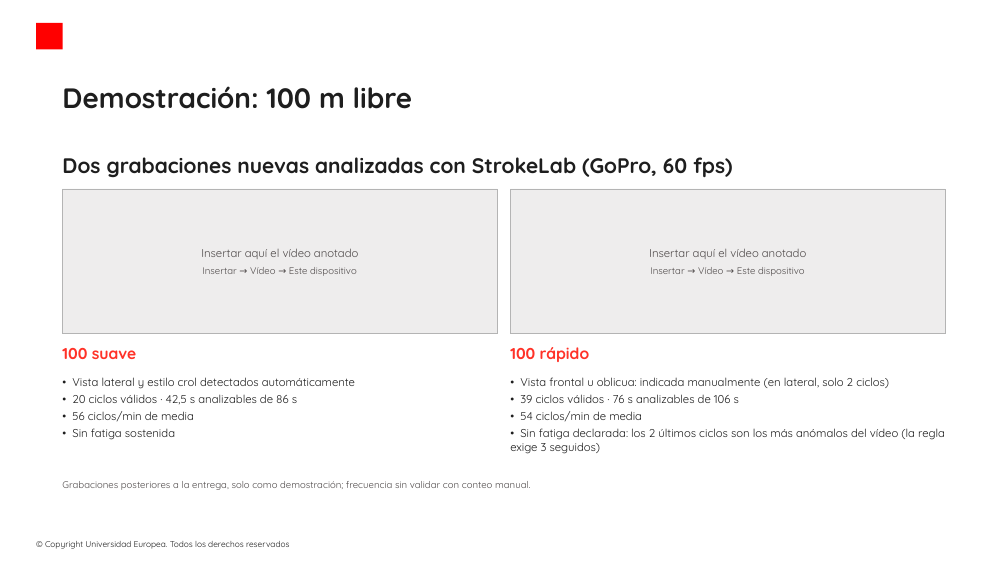
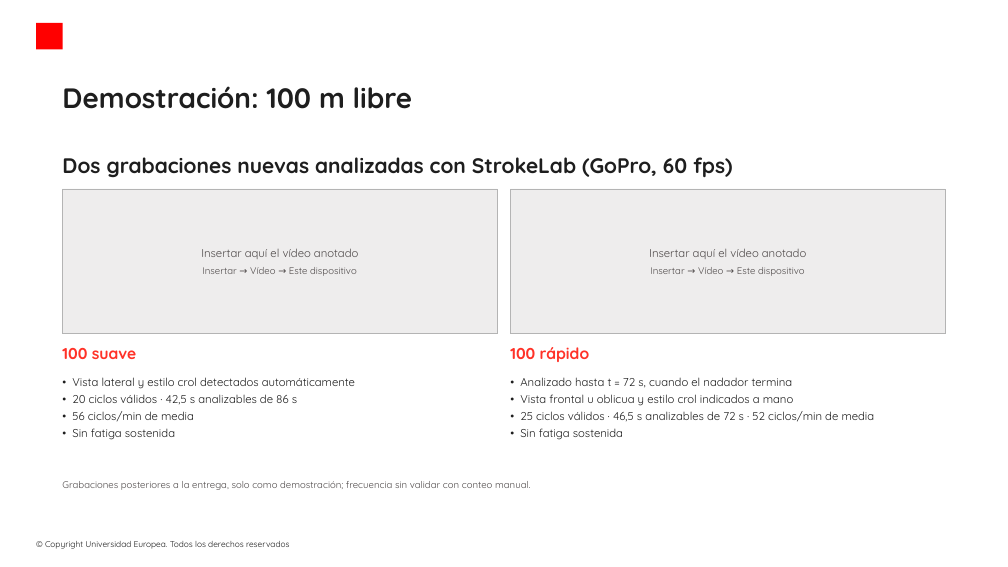
Before and after one commit to modeliana1-rgb/Strokelab, a slide deck: slide 13 of presentacion/StrokeLab_defensa.pptx. Drawn at 1008x567 pixels with LibreOffice and Linux fonts; fonts in the diff are those of the drawing; background and template pictures are left out. Boxes give left, top, right and bottom in pixels: in the first picture for what was removed or moved away, otherwise in the second. Text is boxed around its words. In the diff, an @@ line names an element or a change of style, - is before the commit and + after.

```diff
--- a/presentacion/StrokeLab_defensa.pptx
+++ b/presentacion/StrokeLab_defensa.pptx
@@ text at [520,377,875,440]: text changed @@
-• Vista frontal u oblicua: indicada manualmente (en lateral, solo 2 ciclos)
-• 39 ciclos válidos · 76 s analizables de 106 s
-• 54 ciclos/min de media
-• Sin fatiga declarada: los 2 últimos ciclos son los más anómalos del vídeo (la regla exige 3 seguidos)
+• Analizado hasta t = 72 s, cuando el nadador termina
+• Vista frontal u oblicua y estilo crol indicados a mano
+• 25 ciclos válidos · 46,5 s analizables de 72 s · 52 ciclos/min de media
+• Sin fatiga sostenida
```
Also in this commit, not shown: 3 other files.
